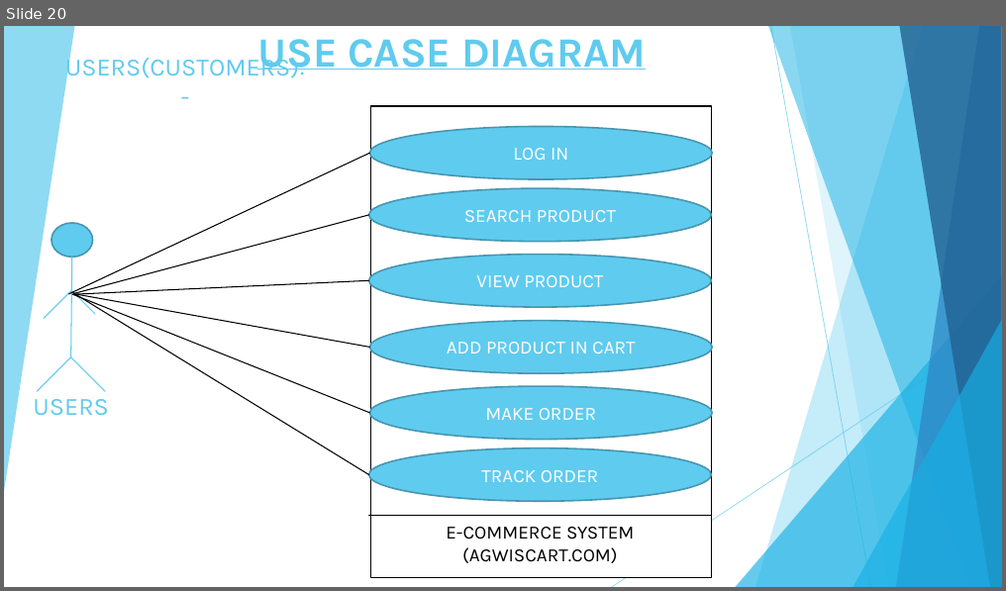
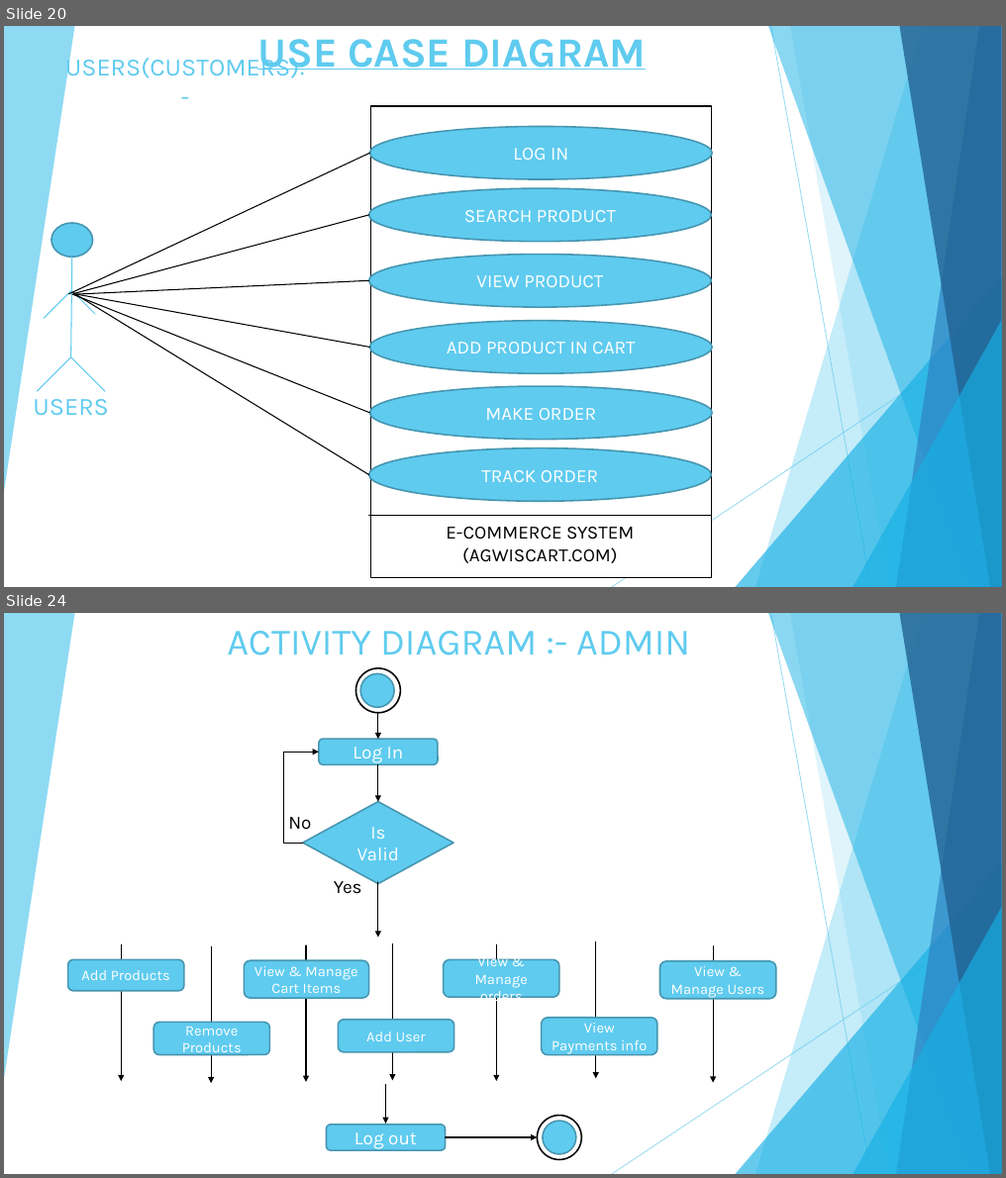
Before and after one commit to vivek-patel007/agwiscart-project, a slide deck: documents/project-agwiscart.pptx. Shown one above the other, each under a label of ours: slide 20 before the commit, slides 20 and 24 after it; the slides between them are not shown. The pictures are 1006x591 and 1006x1178 pixels, drawn with LibreOffice and Linux fonts; fonts in the diff are those of the drawing. Boxes give left, top, right and bottom in pixels: in the first picture for what was removed or moved away, otherwise in the second. Text is boxed around its words. In the diff, an @@ line names an element or a change of style, - is before the commit and + after.

```diff
--- a/documents/project-agwiscart.pptx
+++ b/documents/project-agwiscart.pptx
@@ slide 24 added at [4,613,1002,1174], background #FFFFFF; not listed: 10 template elements that a slide beside it also shows @@
@@ title added at [227,631,690,656], 36 pt, text #5FCBEF @@
+ACTIVITY DIAGRAM :- ADMIN
@@ ellipse added at [355,668,400,713], outline #000000 1.5 pt @@
@@ ellipse added at [360,673,394,707], fill #5FCBEF, outline #4696B1 1.5 pt @@
@@ arrow added from (378, 713) to (378, 739), #000000 1 pt @@
@@ elbow arrow added from (303, 843) to (319, 753), #000000 1 pt @@
@@ rounded rectangle added at [319,739,438,765], fill #5FCBEF, outline #4696B1 1.5 pt, 18 pt, text #FFFFFF @@
+Log In
@@ arrow added from (378, 765) to (378, 802), #000000 1 pt @@
@@ text added at [288,817,311,830], 18 pt, text #000000 @@
+No
@@ diamond added at [303,802,453,884], fill #5FCBEF, outline #4696B1 1.5 pt, 18 pt, text #FFFFFF @@
+Is Valid
@@ text added at [334,881,362,894], 18 pt, text #000000 @@
+Yes
@@ arrow added from (378, 882) to (378, 937), #000000 1 pt @@
@@ rectangle added at [30,937,822,945], fill #5FCBEF @@
@@ rounded rectangle added at [67,960,183,991], fill #5FCBEF, outline #4696B1 1.5 pt, 14 pt, text #FFFFFF @@
+Add Products
@@ arrow added from (121, 945) to (121, 1081), #000000 1 pt @@
@@ arrow added from (211, 947) to (211, 1083), #000000 1 pt @@
@@ rounded rectangle added at [245,961,369,998], fill #5FCBEF, outline #4696B1 1.5 pt, 14 pt, text #FFFFFF @@
+View & Manage Cart Items
@@ arrow added from (306, 946) to (306, 1082), #000000 1 pt @@
@@ arrow added from (392, 944) to (392, 1081), #000000 1 pt @@
@@ rounded rectangle added at [444,960,559,998], fill #5FCBEF, outline #4696B1 1.5 pt, 14 pt, text #FFFFFF @@
+View & Manage orders
@@ arrow added from (497, 945) to (497, 1081), #000000 1 pt @@
@@ arrow added from (596, 943) to (596, 1078), #000000 1 pt @@
@@ rounded rectangle added at [659,961,776,999], fill #5FCBEF, outline #4696B1 1.5 pt, 14 pt, text #FFFFFF @@
+View & Manage Users
@@ arrow added from (713, 947) to (713, 1083), #000000 1 pt @@
@@ rounded rectangle added at [153,1023,269,1056], fill #5FCBEF, outline #4696B1 1.5 pt, 14 pt, text #FFFFFF @@
+Remove Products
@@ rounded rectangle added at [338,1020,453,1053], fill #5FCBEF, outline #4696B1 1.5 pt, 14 pt, text #FFFFFF @@
+Add User
@@ rounded rectangle added at [542,1018,657,1056], fill #5FCBEF, outline #4696B1 1.5 pt, 14 pt, text #FFFFFF @@
+View Payments info
@@ rectangle added at [30,1081,822,1088], fill #5FCBEF @@
@@ arrow added from (386, 1084) to (386, 1124), #000000 1 pt @@
@@ ellipse added at [537,1115,581,1159], outline #000000 1.5 pt @@
@@ rounded rectangle added at [326,1125,445,1152], fill #5FCBEF, outline #4696B1 1.5 pt, 18 pt, text #FFFFFF @@
+Log out
@@ arrow added from (445, 1138) to (537, 1138), #000000 1 pt @@
@@ ellipse added at [543,1121,576,1155], fill #5FCBEF, outline #4696B1 1.5 pt @@
```
Also in this commit, not shown: 6 slides changed, 4 other slides added, 1 other file.
